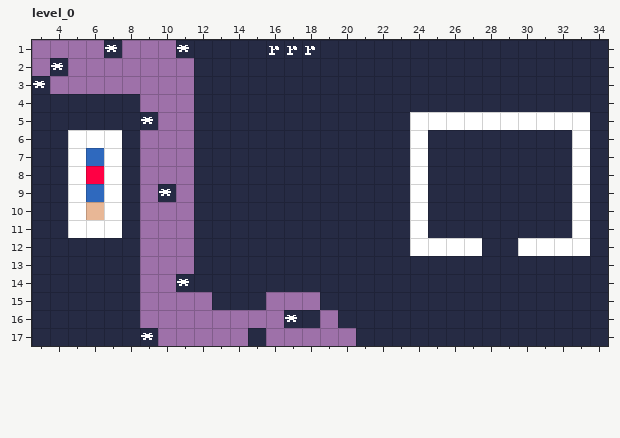
Level history. LDtk project: data/ldtk/world.ldtk. This is how it looked before the edit.
Cells are 12x12 px. Shown: level_0 x 3..34, y 1..17.
And afterwards:
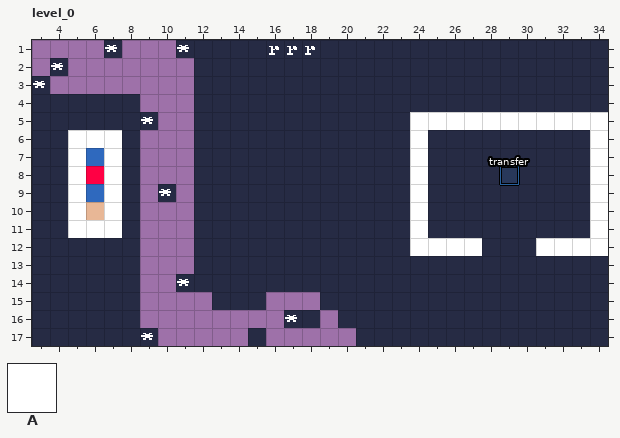
Key: from "collision": A 1 "Solid".
_ is an empty cell, # one hidden under a higher layer, . an unchanged one.
Objects are placed by their top-left corner, in cells (3,4 is the top-left corner of cell 3,4); size is 1x1 cell unless given.
Diff:
--- layer "entities"
+"transfer" rectangle at 29,8
--- layer "tiles"
@@ x 30..33 @@
- 6 ...#
- 7 ...#
- 8 ...#
- 9 ...#
-10 ...#
-11 ...#
-12 #...
+ 6 ..._
+ 7 ..._
+ 8 ..._
+ 9 ..._
+10 ..._
+11 ..._
+12 _...
--- layer "collision"
@@ x 30..34 @@
- 5 ...._
- 6 ...A_
- 7 ...A_
- 8 ...A_
- 9 ...A_
-10 ...A_
-11 ...A_
-12 A..._
+ 5 ....A
+ 6 ..._A
+ 7 ..._A
+ 8 ..._A
+ 9 ..._A
+10 ..._A
+11 ..._A
+12 _...A
